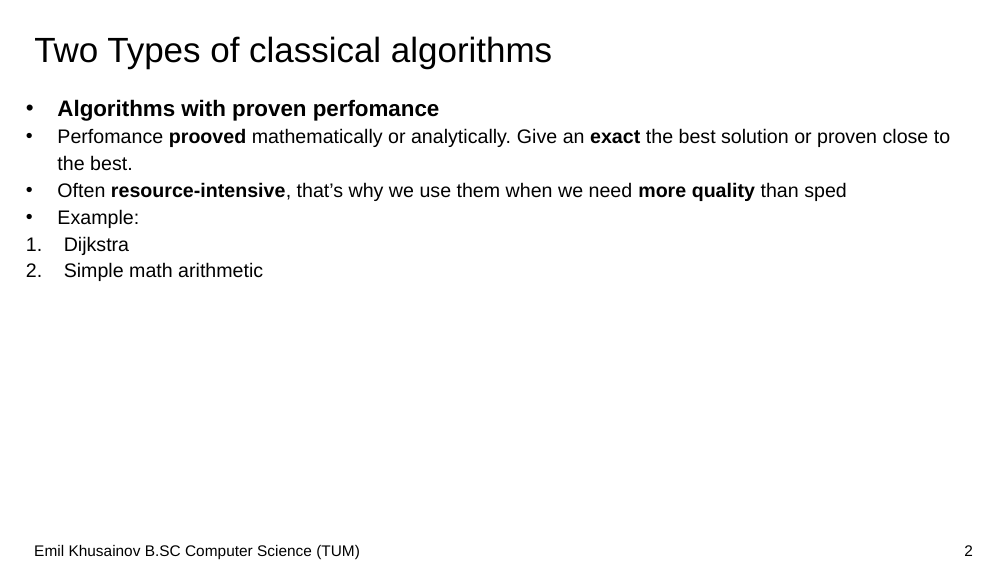
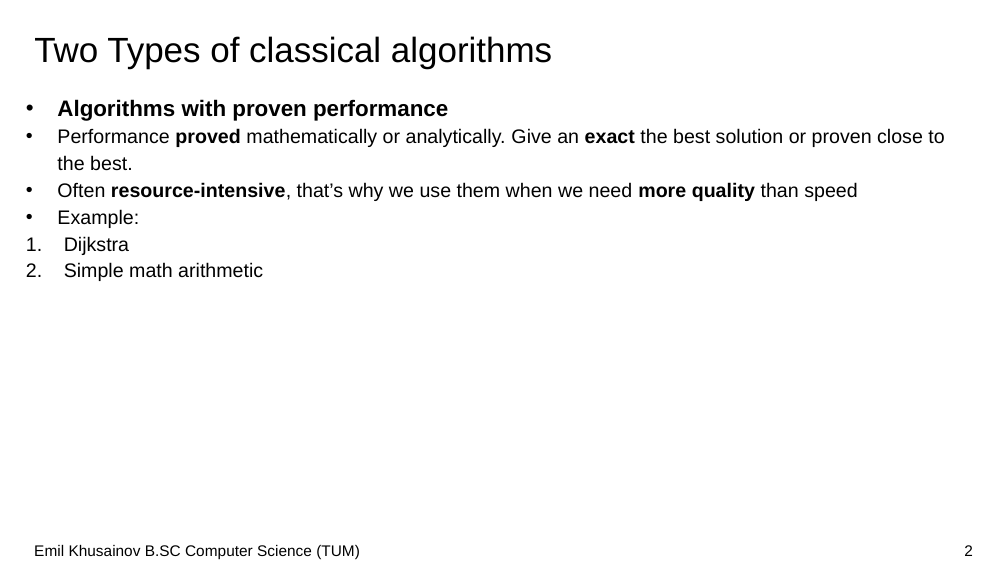
Before and after one commit to emilkanic0909/MaxCutQuiskitSeminar, a slide deck: slide 2 of Khuisainov MaxCut Presentation.pptx. Drawn at 1008x567 pixels with LibreOffice and Linux fonts; fonts in the diff are those of the drawing; background and template pictures are left out. Boxes give left, top, right and bottom in pixels: in the first picture for what was removed or moved away, otherwise in the second. Text is boxed around its words. In the diff, an @@ line names an element or a change of style, - is before the commit and + after.

```diff
--- a/Khuisainov MaxCut Presentation.pptx
+++ b/Khuisainov MaxCut Presentation.pptx
@@ text at (x1=57, y1=99, x2=944, y2=201): text changed @@
-• Algorithms with proven perfomance
-• Perfomance prooved mathematically or analytically. Give an exact the best solution or proven close to the best.
-• Often resource-intensive, that’s why we use them when we need more quality than sped
+• Algorithms with proven performance
+• Performance proved mathematically or analytically. Give an exact the best solution or proven close to the best.
+• Often resource-intensive, that’s why we use them when we need more quality than speed
```
Also in this commit, not shown: 6 other slides changed, 2 slides added, 20 other files.
